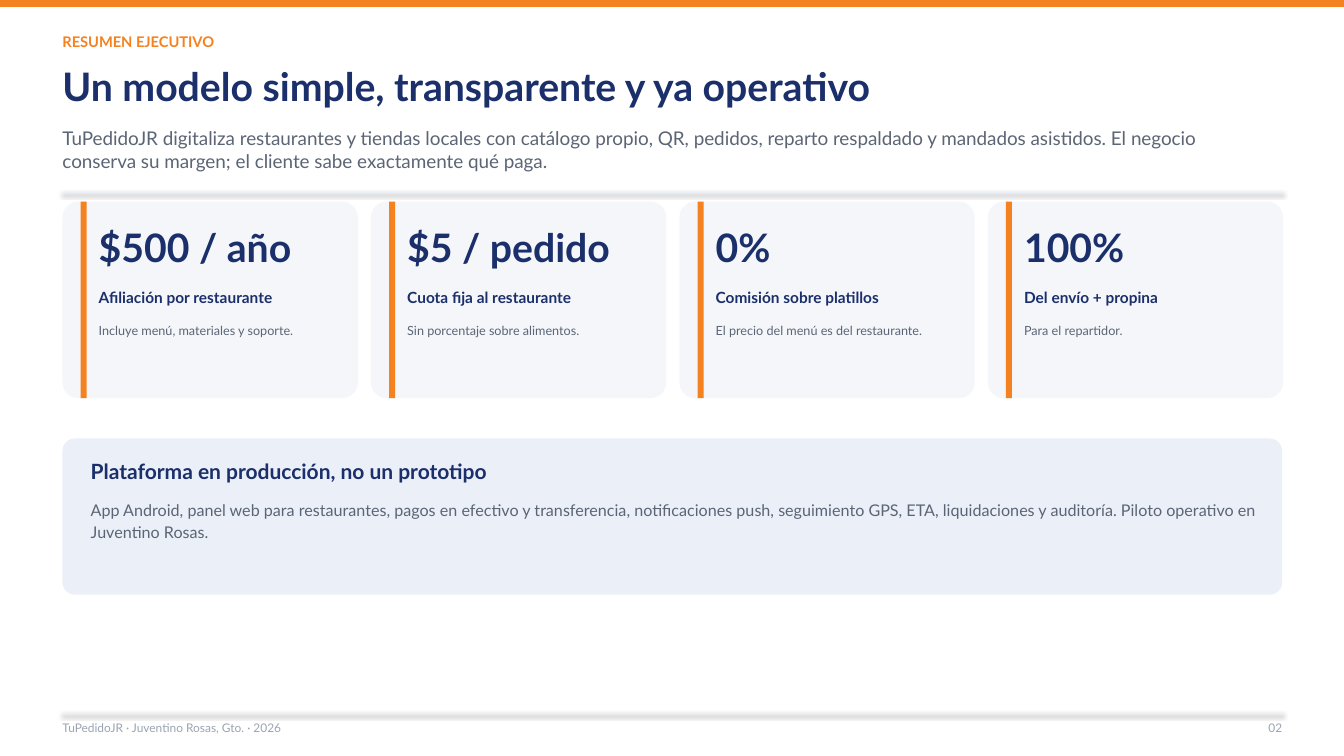
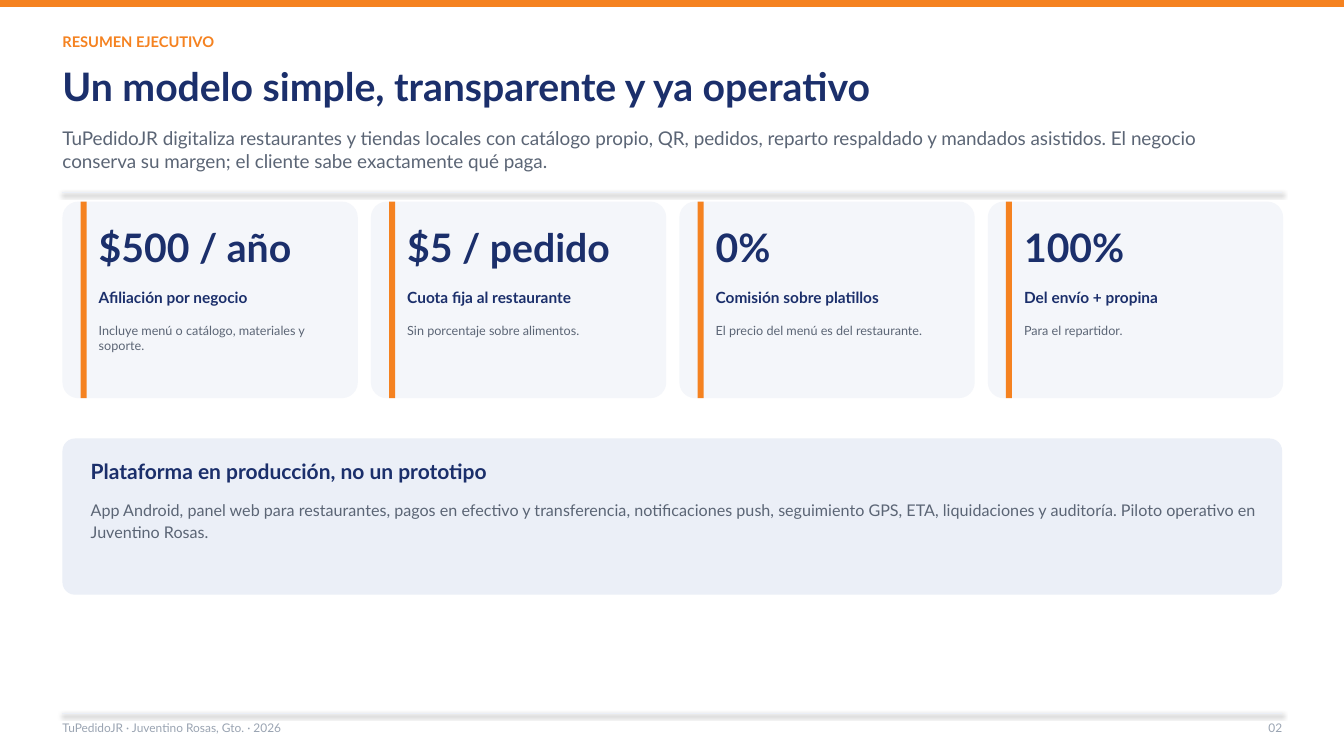
Before and after one commit to Lodoman-old/TuPedidoJR, a slide deck: slide 2 of docs/presentacion/TuPedidoJR_Propuesta_2026.pptx. Drawn at 1344x756 pixels with LibreOffice and Linux fonts; fonts in the diff are those of the drawing. Boxes give left, top, right and bottom in pixels: in the first picture for what was removed or moved away, otherwise in the second. Text is boxed around its words. In the diff, an @@ line names an element or a change of style, - is before the commit and + after.

```diff
--- a/docs/presentacion/TuPedidoJR_Propuesta_2026.pptx
+++ b/docs/presentacion/TuPedidoJR_Propuesta_2026.pptx
@@ text at (99, 291, 247, 306): text changed @@
-Afiliación por restaurante
+Afiliación por negocio
@@ text at (99, 325, 304, 352): text changed @@
-Incluye menú, materiales y soporte.
+Incluye menú o catálogo, materiales y soporte.
```
Also in this commit, not shown: 7 other slides changed, 10 other files.
